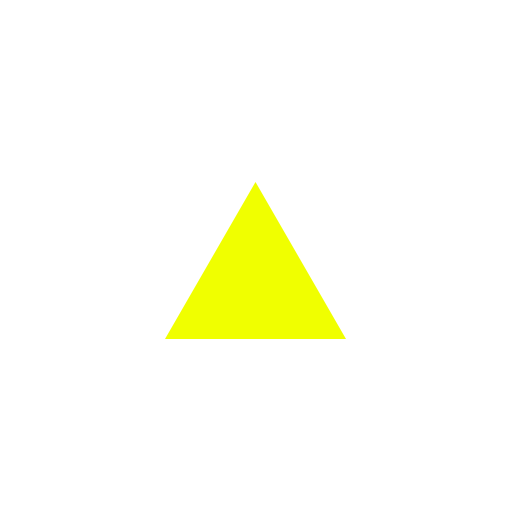
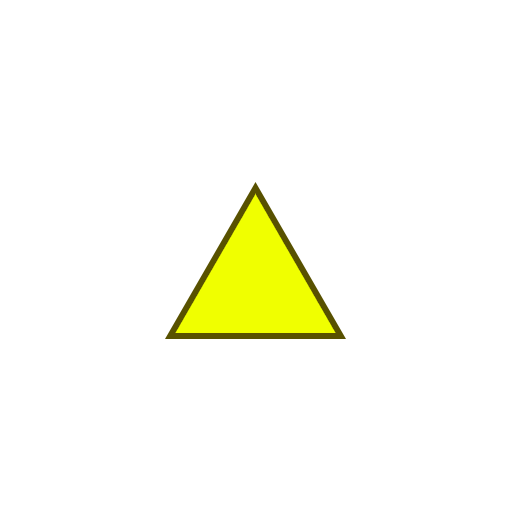
The second 512 x 512 image is a revision of the first. Changes to its layers:
pixels changed over (165, 182, 346, 339) (layer not identified)
